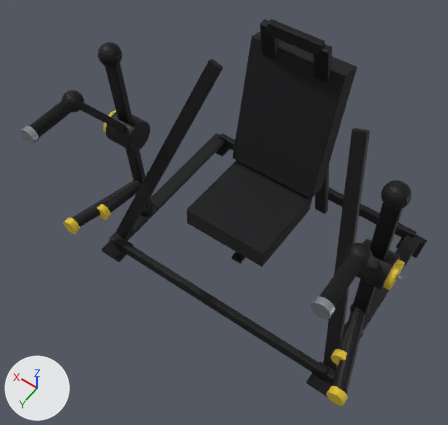
The glTF model assets/models/chestpress.glb as it was, and as the next commit left it.
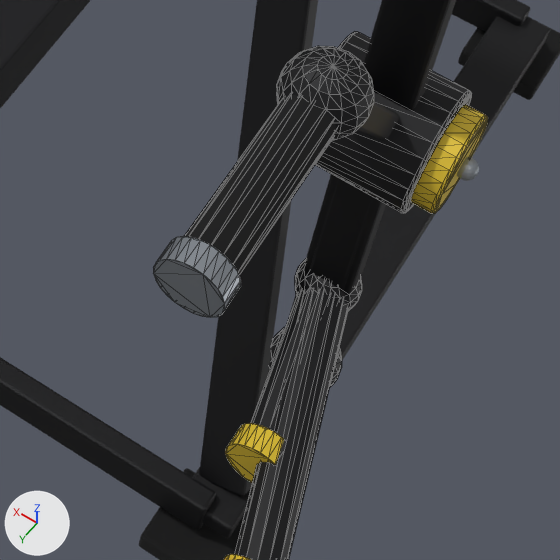
The first picture shows the older version from a camera (50 mm lens) standing at (-0.855, 1.544, 2.524) and looking at (0.053, 0.272, 0.526). The close-ups show the older and then the newer version on the part from 60% to 95% of the width and 54% to 91% of the height of that picture. Only the edits that show in the close-ups are written down. The lights are fixed; the arrows at lower left show +X, +Y and +Z. The close-ups show mesh edges as thin lines. Where no turn or scale is listed for an object, it has been applied to the vertices. Vertices at exactly the same position are counted once.

The scene before the commit, as lines of its bpy script (objects in view):
```python
me_cylinder_002 = bpy.data.meshes.new('Cylinder.002')
me_cylinder_002.from_pydata(...)  # a 14-sided cylinder along y spanning x -0.025..0.025, y -0.1..0.1, z -0.026..0.026
me_cylinder_002.materials.append(mat_rub)  # black #0c0c0d
me_cylinder_003 = bpy.data.meshes.new('Cylinder.003')
me_cylinder_003.from_pydata(...)  # a 24-sided cylinder along z spanning x -0.032..0.032, y -0.032..0.032, z -0.0125..0.0125
me_cylinder_003.materials.append(mat_silver)  # grey #9aa0a7
me_sphere_004 = bpy.data.meshes.new('Sphere.004')
me_sphere_004.from_pydata(...)  # a UV sphere (16 segments, 10 rings, poles along z) spanning x -0.04..0.04, y -0.04..0.04, z -0.04..0.04
me_sphere_004.materials.append(mat_blk)  # black #1c1c1e
ob_cylinder_002 = bpy.data.objects.new('Cylinder.002', me_cylinder_002)
ob_cylinder_002.location = (-0.58, 0.575, 0.998)
ob_cylinder_003 = bpy.data.objects.new('Cylinder.003', me_cylinder_003)
ob_cylinder_003.location = (-0.58, 0.687, 0.998)
ob_cylinder_003.rotation_euler = (1.571, 0.0, 0.0)  # degrees (90, 0, 0)
ob_sphere_004 = bpy.data.objects.new('Sphere.004', me_sphere_004)
ob_sphere_004.location = (-0.58, 0.475, 0.998)
# also in view: 'Cube.013' at (0.0, 0.16, 0.47); 'Cube' at (-0.58, 0.0, 0.07); 'Cube.005' at (-0.58, 0.43, 0.015); 'Cube.003' at (0.0, -0.43, 0.07); 'Cylinder.004' at (-0.63, 0.385, 0.288)
```
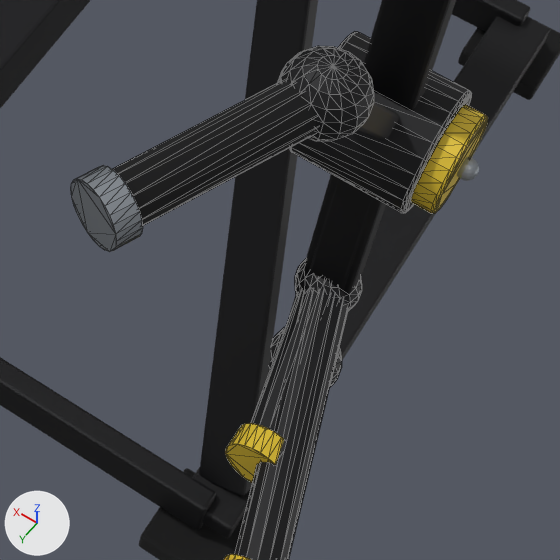
Where the newer file only moved an object's origin or applied its transform, the numbers keep the older frame.

Boxes (x1, y1, x2, y2) around the edits, measured in the close-ups (560 x 560 px):
'Cylinder.002', reshaped (35% wider, 19% shorter): before (185, 94, 337, 275); after (112, 80, 317, 226)
'Cylinder.003', moved, turned: before (153, 236, 241, 317); after (71, 165, 143, 252)

What changed in the scene script:
```text
Change me_cylinder_002:
    used by ob_cylinder_002; location = (-0.58, 0.575, 0.998)
    remove me_cylinder_002.from_pydata(...)  # 28 vertices, 52 faces; spans x -0.025..0.025, y -0.1..0.1, z -0.026..0.026
    add me_cylinder_002.from_pydata(...)  # 28 vertices, 52 faces; spans x -0.023..0.113, y -0.11..0.11, z -0.026..0.026
    me_cylinder_002 part 1: 28 of 28 vertices moved; they spanned x -0.025..0.025, y -0.1..0.1, z -0.026..0.026 and now span x -0.023..0.113, y -0.11..0.11, z -0.026..0.026; mean shift (0.045, 0.0, 0.0)
Change ob_cylinder_003:
    ob_cylinder_003.location: (-0.58, 0.687, 0.998) -> (-0.49, 0.675, 0.998)
    ob_cylinder_003.rotation_euler: (1.571, 0.0, 0.0) -> (-1.571, 0.423, -0.423)  # degrees (90, 0, 0) -> degrees (-90, 24, -24)
```
